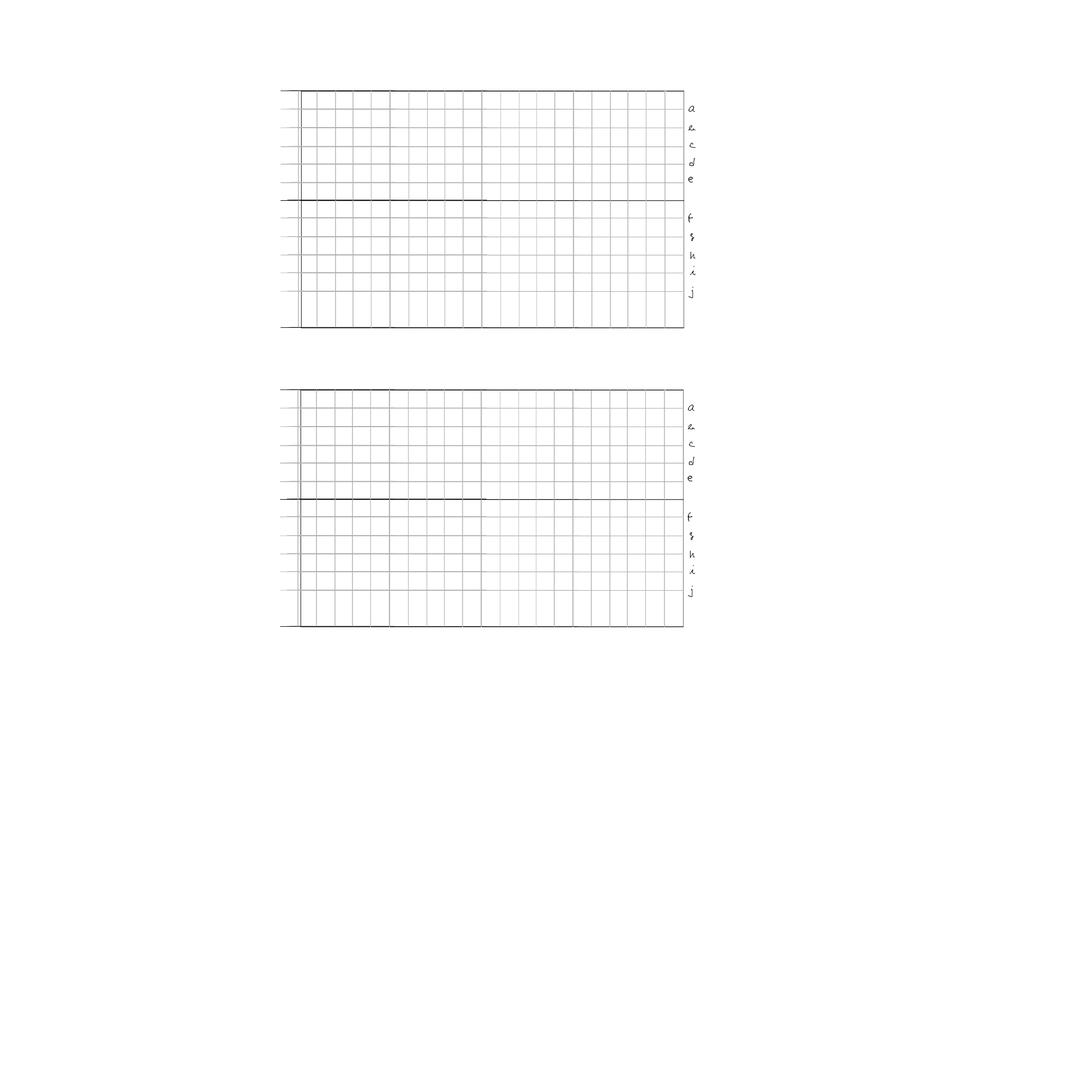
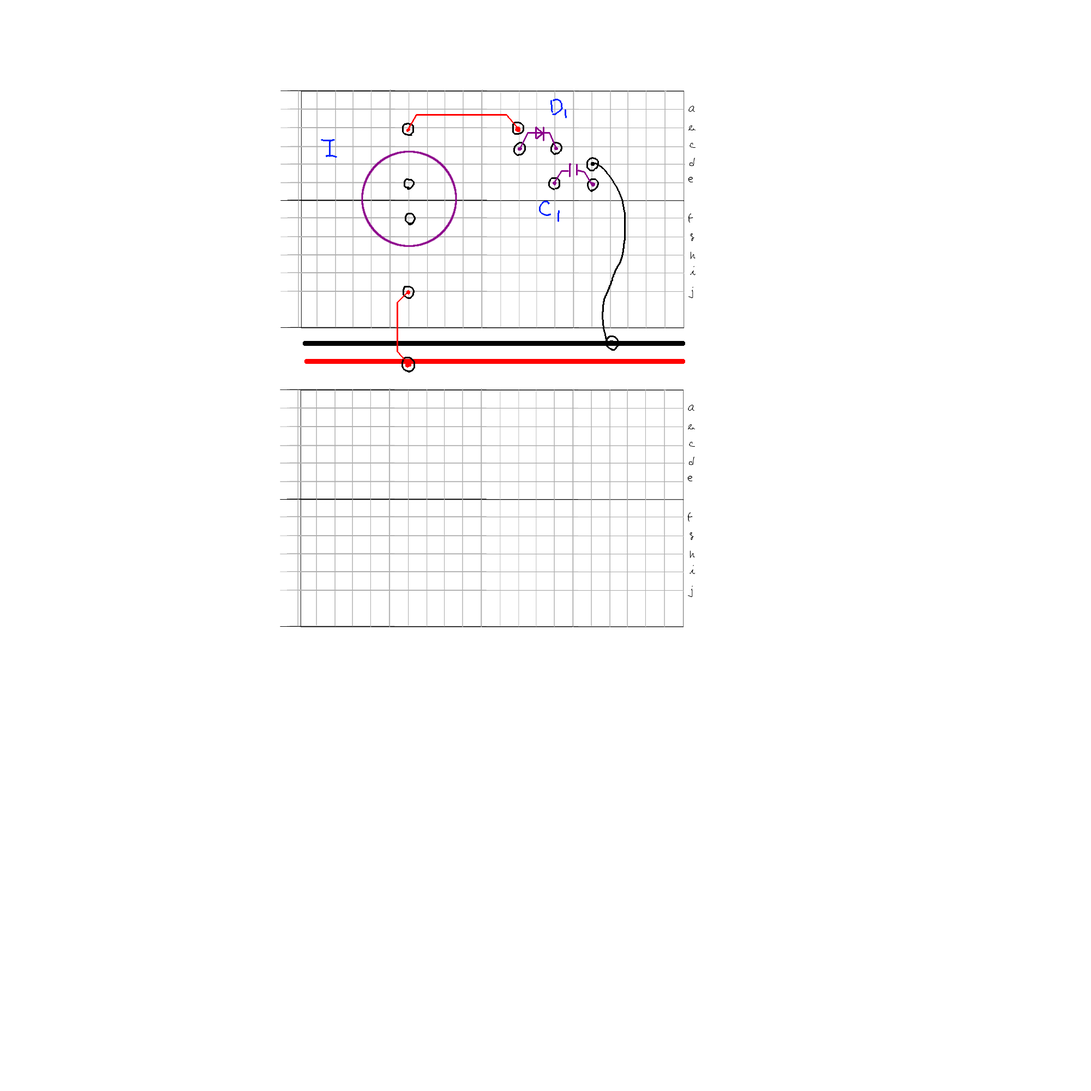
Layers edited between the first and the second 1091 × 1091 image:
painted on "memos" over [320, 98, 568, 223]
painted on "L4_parts" over [361, 126, 596, 248]
painted on "L3_connections" over [396, 114, 626, 368]
painted on "holes" over [401, 121, 619, 373]
showed "L1_BB", moved it above "BB2", painted on it over [302, 341, 686, 365]
